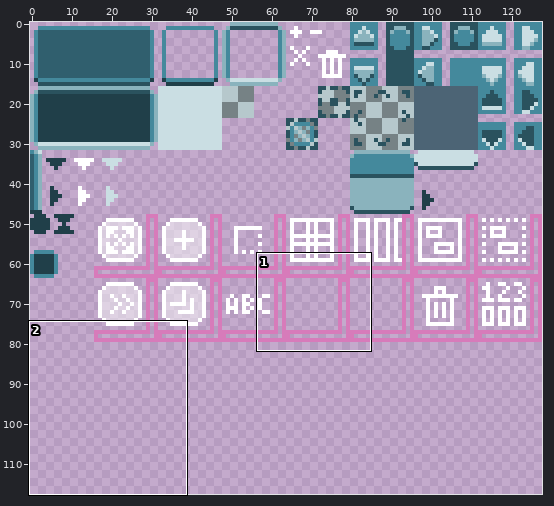
A pixel-art file gets an edit: res/style.ase. The first picture is a wide view before the edit; the outline marks the close-up.
Close-up. Earlier state:
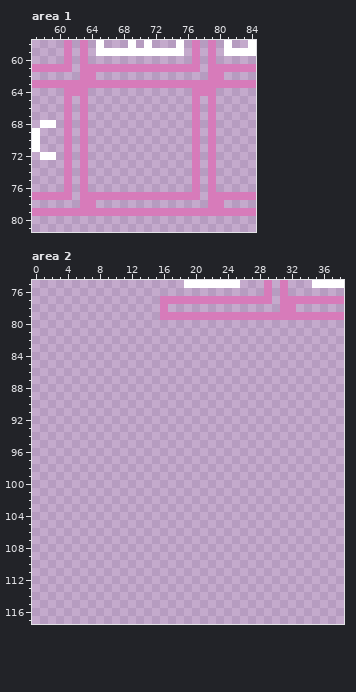
128x128 pixels, 1 frame. Shown: area 1: x 57..84, y 58..81; area 2: x 0..38, y 75..117. The wide view leaves out empty margins. The commit also changed other parts of the picture, which this record leaves out.
After:
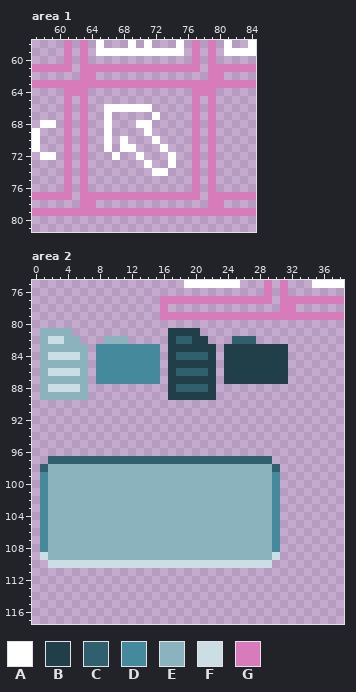
Palette (. is transparent): A #ffffff  B #203f49  C #305f6e  D #44899c  E #8ab3bd  F #cadee3  G #d77bba
Change:
Area 1:
y 66: x 66..71 ...... -> AAAAAA
y 67: x 66 . -> A; x 72 . -> A
y 68: x 66 . -> A; x 70..71 .. -> AA
y 69: x 66 . -> A; x 71 . -> A
y 70: x 66 . -> A; x 68 . -> A; x 72 . -> A
y 71: x 66 . -> A; x 68..69 .. -> AA; x 73 . -> A
y 72: x 67 . -> A; x 70 . -> A; x 74 . -> A
y 73: x 71 . -> A; x 74 . -> A
y 74: x 72..73 .. -> AA
Area 2:
y 81: x 1..4 .... -> EEEE; x 17..20 .... -> BBBB
y 82: x 1..5 ..... -> EFFEE; x 9..11 ... -> EEE; x 17..21 ..... -> BCCBB; x 25..27 ... -> CCC
y 83: x 1..6 ...... -> EEEEEE; x 8..15 ........ -> DDDDDDDD; x 17..22 ...... -> BBBBBB; x 24..31 ........ -> BBBBBBBB
y 84: x 1..6 ...... -> EFFFFE; x 8..15 ........ -> DDDDDDDD; x 17..22 ...... -> BCCCCB; x 24..31 ........ -> BBBBBBBB
y 85: x 1..6 ...... -> EEEEEE; x 8..15 ........ -> DDDDDDDD; x 17..22 ...... -> BBBBBB; x 24..31 ........ -> BBBBBBBB
y 86: x 1..6 ...... -> EFFFFE; x 8..15 ........ -> DDDDDDDD; x 17..22 ...... -> BCCCCB; x 24..31 ........ -> BBBBBBBB
y 87: x 1..6 ...... -> EEEEEE; x 8..15 ........ -> DDDDDDDD; x 17..22 ...... -> BBBBBB; x 24..31 ........ -> BBBBBBBB
y 88: x 1..6 ...... -> EFFFFE; x 17..22 ...... -> BCCCCB
y 89: x 1..6 ...... -> EEEEEE; x 17..22 ...... -> BBBBBB
y 97: x 2..29 ............................ -> CCCCCCCCCCCCCCCCCCCCCCCCCCCC
y 98: x 1..30 .............................. -> CEEEEEEEEEEEEEEEEEEEEEEEEEEEEC
y 99..108: x 1..30 .............................. -> DEEEEEEEEEEEEEEEEEEEEEEEEEEEED
y 109: x 1..30 .............................. -> FEEEEEEEEEEEEEEEEEEEEEEEEEEEEF
y 110: x 2..29 ............................ -> FFFFFFFFFFFFFFFFFFFFFFFFFFFF
Where, in picture pixels (left, top, right, bottom), the same in both close-ups:
added: (104, 104, 176, 176)
added: (40, 328, 288, 400)
added: (40, 456, 280, 568)
